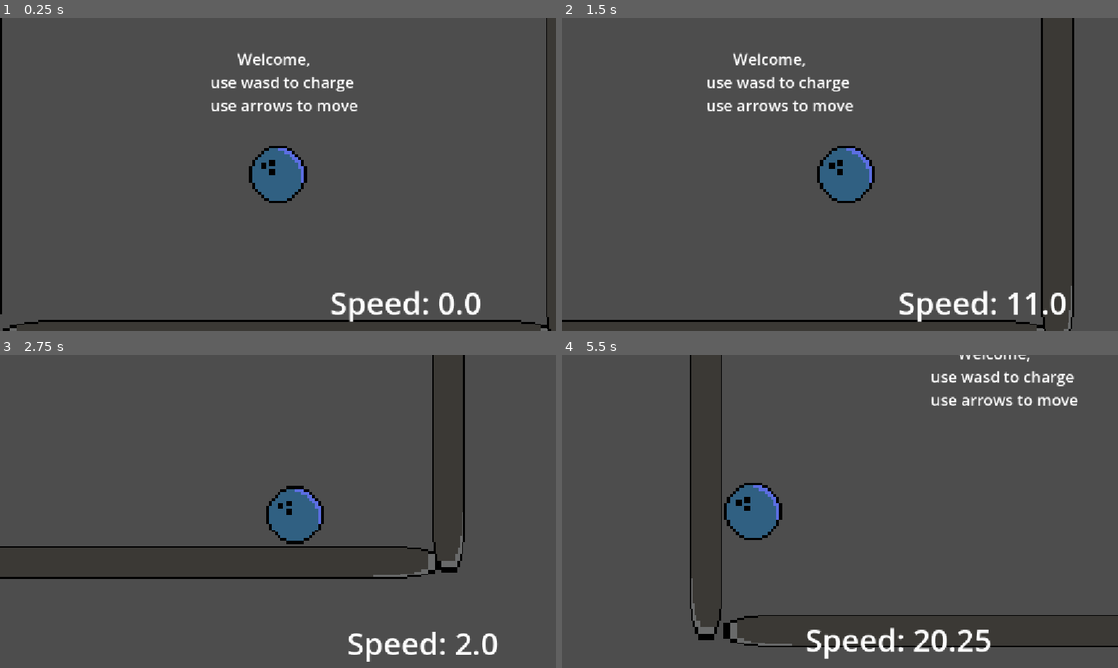
Above: before the commit, frames 1-4 (two rows, left to right).
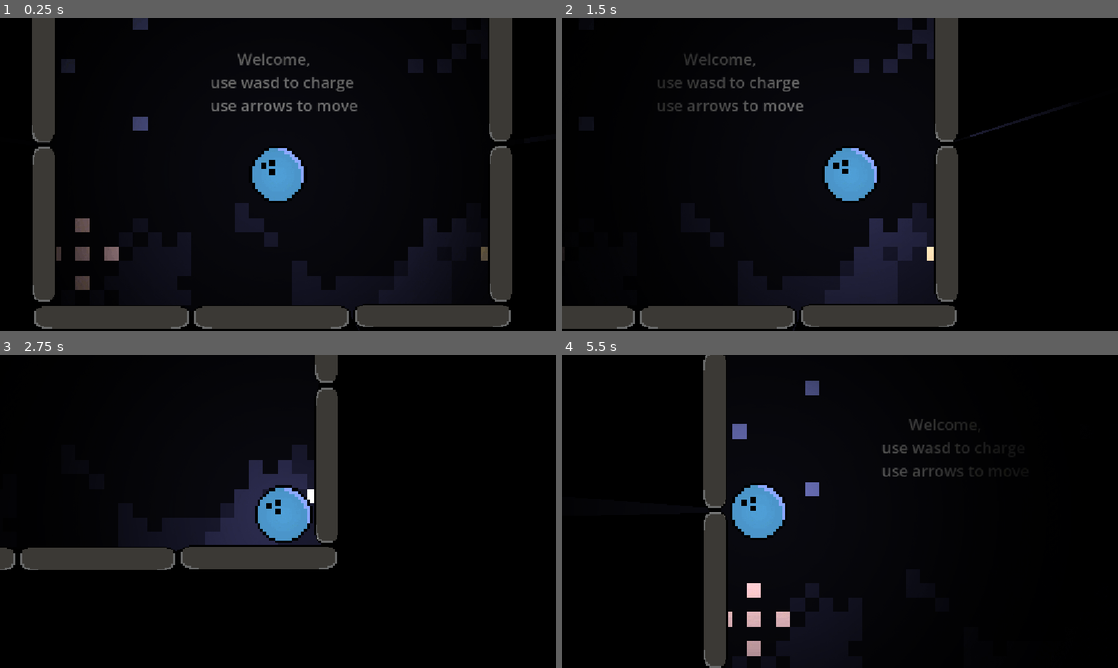
Above: after the commit, the same moments.

Repository: OlusenBg/Strikegame
Game: Godot game, scene res://Main.tscn
Same seed, same stepped clock (60 frames per second), same inputs: the game is played once before the commit and once after it.
Inputs:
- Up to frame 1 (0.25 s): no input
- Up to frame 2 (1.5 s): tap Enter at 0.5 s; hold Right (move_right) 0.53-1.28 s; hold S (down) from 1.28 s (still down)
- Up to frame 3 (2.75 s): release S (down) at 2.03 s; hold Right (move_right) from 2.03 s (still down)
- Up to frame 4 (5.5 s): release Right (move_right) at 2.78 s; hold Up (move_up) 2.78-3.53 s; hold A (left) 3.53-5.03 s; tap Space at 5 s; hold S (down) from 5.03 s (still down)

The runs differ from the first frame. In frame 1, 87% of the frame differs, in the area x 0-100%, y 0-100%; in frame 2, 91%; in frame 3, 93%; in frame 4, 95%.

Commit message:
Added light and remade tutorial

Diff:
--- a/CameraMovement.gd
+++ b/CameraMovement.gd
@@ -2,19 +2,16 @@
 
 @onready var PLAYER = $Player
 @onready var CAMERA = $Camera2D
-@onready var SPEED_DISPLAY = $Camera2D/Speed_display
 
 func _ready() -> void:
-	SPEED_DISPLAY.show()
 	$Camera2D/You_lost_screen.hide()
+	$Backround.show()
 
 func _process(delta: float) -> void:
 	CAMERA.position.x = PLAYER.position.x
 	CAMERA.position.y = PLAYER.position.y
 
-	SPEED_DISPLAY.text = "Speed: " + str($Player.speed/100)
 	if $Player.dead == true:
-		SPEED_DISPLAY.hide()
 		await get_tree().create_timer(1.5).timeout
 		$Camera2D/You_lost_screen.show()
 
--- a/Main.tscn
+++ b/Main.tscn
@@ -2,11 +2,15 @@
 
 [ext_resource type="PackedScene" uid="uid://dqb7bb84gw7hh" path="res://player.tscn" id="1_glv2v"]
 [ext_resource type="Script" uid="uid://keusc4qhk3oi" path="res://CameraMovement.gd" id="1_uu6xs"]
+[ext_resource type="Texture2D" uid="uid://cfmet0rjvr08g" path="res://Sprites/Light v2.jpg" id="3_lgr22"]
 [ext_resource type="PackedScene" uid="uid://ce4hk6tf8lxq" path="res://bouncewalls.tscn" id="3_r0du0"]
 [ext_resource type="PackedScene" uid="uid://vypgufko4wtq" path="res://normalwalls.tscn" id="4_cm0pq"]
 [ext_resource type="PackedScene" uid="uid://8a146ljcpp1v" path="res://spiked_walls.tscn" id="5_fos0i"]
-
-[sub_resource type="CanvasTexture" id="CanvasTexture_epmtf"]
+[ext_resource type="Texture2D" uid="uid://6l4syeoqmbdw" path="res://Sprites/Space Background.png" id="6_3dxm6"]
+[ext_resource type="PackedScene" uid="uid://s4q86wu8t2x7" path="res://door.tscn" id="8_trn2v"]
+
+[sub_resource type="CanvasItemMaterial" id="CanvasItemMaterial_03owx"]
+light_mode = 2
 
 [node name="Game" type="Node2D" unique_id=1622507801]
 position = Vector2(0, 4)
@@ -14,19 +18,18 @@
 
 [node name="Player" parent="." unique_id=1147482885 groups=["player"] instance=ExtResource("1_glv2v")]
 
+[node name="PointLight2D" type="PointLight2D" parent="Player" unique_id=319858316]
+energy = 6.0
+blend_mode = 2
+shadow_enabled = true
+texture = ExtResource("3_lgr22")
+texture_scale = 1.1
+
 [node name="Camera2D" type="Camera2D" parent="." unique_id=464201234]
 position_smoothing_enabled = true
 
-[node name="Speed_display" type="Label" parent="Camera2D" unique_id=1334152768]
-z_index = 30
-offset_left = 108.0
-offset_top = 221.0
-offset_right = 406.0
-offset_bottom = 309.0
-theme_override_font_sizes/font_size = 64
-text = "Speed: "
-
 [node name="You_lost_screen" type="Node2D" parent="Camera2D" unique_id=1264646231]
+visible = false
 
 [node name="Label" type="Label" parent="Camera2D/You_lost_screen" unique_id=999464421]
 z_index = 32
@@ -41,9 +44,9 @@
 [node name="Sprite2D" type="Sprite2D" parent="Camera2D/You_lost_screen" unique_id=1705871618]
 modulate = Color(0.3515629, 0.3515629, 0.35156286, 1)
 z_index = 27
-position = Vector2(61.000015, 8.5)
-scale = Vector2(1352, 727)
-texture = SubResource("CanvasTexture_epmtf")
+position = Vector2(-27.999977, 25.000015)
+scale = Vector2(7.0400004, 4.59)
+texture = ExtResource("6_3dxm6")
 
 [node name="Retry" type="Button" parent="Camera2D/You_lost_screen" unique_id=260028089]
 process_mode = 2
@@ -58,11 +61,12 @@
 [node name="tutorial" type="Node2D" parent="." unique_id=990749453]
 
 [node name="walls" parent="tutorial" unique_id=189394994 instance=ExtResource("3_r0du0")]
-position = Vector2(2119, -598)
+position = Vector2(268, -1207)
 rotation = -0.7853982
+right_tilted = true
 
 [node name="walls2" parent="tutorial" unique_id=172413421 instance=ExtResource("3_r0du0")]
-position = Vector2(-16, -1165)
+position = Vector2(-4.9999695, -1084.9999)
 rotation = 3.1415927
 scale = Vector2(1.3, 1)
 
@@ -71,70 +75,156 @@
 offset_top = -262.0
 offset_right = 197.0
 offset_bottom = -121.0
+theme_override_colors/font_color = Color(0.3529412, 0.3529412, 0.3529412, 1)
 theme_override_font_sizes/font_size = 32
 text = "              Welcome,
        use wasd to charge
        use arrows to move"
-
-[node name="Normalwalls" parent="tutorial" unique_id=974586526 instance=ExtResource("4_cm0pq")]
-position = Vector2(41, 338)
-scale = Vector2(4.5, 1)
-
-[node name="Normalwalls2" parent="tutorial" unique_id=240566222 instance=ExtResource("4_cm0pq")]
-position = Vector2(591, -185)
-rotation = -1.5707964
-scale = Vector2(4, 1)
-
-[node name="Normalwalls3" parent="tutorial" unique_id=671336123 instance=ExtResource("4_cm0pq")]
-position = Vector2(-608, -121)
-rotation = 1.5707964
-scale = Vector2(4, 1)
-
-[node name="Normalwalls4" parent="tutorial" unique_id=1154492239 instance=ExtResource("4_cm0pq")]
-position = Vector2(378.00003, -638)
-scale = Vector2(1.5, 1)
-
-[node name="Normalwalls5" parent="tutorial" unique_id=1559764273 instance=ExtResource("4_cm0pq")]
-position = Vector2(-360, -644)
-scale = Vector2(1.5, 1)
-
-[node name="Normalwalls6" parent="tutorial" unique_id=1083645131 instance=ExtResource("4_cm0pq")]
-position = Vector2(197, -950)
-rotation = -1.5707964
-scale = Vector2(2, 1)
-
-[node name="Normalwalls7" parent="tutorial" unique_id=1322049703 instance=ExtResource("4_cm0pq")]
-position = Vector2(-216, -793)
-rotation = 1.5707964
+metadata/_edit_use_anchors_ = true
 
 [node name="Label2" type="Label" parent="tutorial" unique_id=1363766885]
-offset_left = -87.0
-offset_top = -1105.0
-offset_right = 88.0
-offset_bottom = -1012.0
+offset_left = -78.0
+offset_top = -879.0
+offset_right = 97.0
+offset_bottom = -786.0
+theme_override_colors/font_color = Color(0.3530626, 0.35306263, 0.35306257, 1)
 theme_override_font_sizes/font_size = 32
 text = "green walls
 bounce"
 
-[node name="Normalwalls8" parent="tutorial" unique_id=133141733 instance=ExtResource("4_cm0pq")]
-position = Vector2(-602, -900)
-scale = Vector2(3, 1)
-
 [node name="Normalwalls9" parent="tutorial" unique_id=1333130230 instance=ExtResource("4_cm0pq")]
-position = Vector2(-393, -1162)
-scale = Vector2(1.7, 1)
+position = Vector2(-331, -1091)
+scale = Vector2(1.3, 0.764)
+
+[node name="Normalwalls26" parent="tutorial" unique_id=974586526 instance=ExtResource("4_cm0pq")]
+position = Vector2(-658, -1386)
+scale = Vector2(1.3, 0.764)
+
+[node name="Normalwalls27" parent="tutorial" unique_id=2045439372 instance=ExtResource("4_cm0pq")]
+position = Vector2(-331.00006, -1386.0001)
+scale = Vector2(1.3, 0.764)
+
+[node name="Normalwalls28" parent="tutorial" unique_id=248892236 instance=ExtResource("4_cm0pq")]
+position = Vector2(2.9999695, -1389)
+scale = Vector2(1.3, 0.764)
+
+[node name="Normalwalls29" parent="tutorial" unique_id=476329578 instance=ExtResource("4_cm0pq")]
+position = Vector2(4, -1776.0001)
+scale = Vector2(1.3, 0.764)
+
+[node name="Normalwalls30" parent="tutorial" unique_id=1637700909 instance=ExtResource("4_cm0pq")]
+position = Vector2(-330, -1774.0001)
+scale = Vector2(1.3, 0.764)
+
+[node name="Normalwalls31" parent="tutorial" unique_id=1819613590 instance=ExtResource("4_cm0pq")]
+position = Vector2(-664, -1772)
+scale = Vector2(1.3, 0.764)
+
+[node name="Normalwalls16" parent="tutorial" unique_id=729459121 instance=ExtResource("4_cm0pq")]
+visible = false
+position = Vector2(3.0000005, -1161.0001)
+scale = Vector2(1.3, 0.764)
+
+[node name="Normalwalls14" parent="tutorial" unique_id=1221263361 instance=ExtResource("4_cm0pq")]
+position = Vector2(-333, -804)
+scale = Vector2(1.3, 0.764)
+
+[node name="Normalwalls19" parent="tutorial" unique_id=88787839 instance=ExtResource("4_cm0pq")]
+position = Vector2(-659, -804)
+scale = Vector2(1.3, 0.764)
 
 [node name="spiked_walls" parent="tutorial" unique_id=204365815 instance=ExtResource("5_fos0i")]
-position = Vector2(-967, -1055)
+position = Vector2(-789, -951)
 rotation = 1.5707964
 
 [node name="Label3" type="Label" parent="tutorial" unique_id=910953420]
-offset_left = -900.0
-offset_top = -1094.0
-offset_right = -658.0
-offset_bottom = -1001.0
+offset_left = -772.0
+offset_top = -1000.0
+offset_right = -530.0
+offset_bottom = -907.0
+theme_override_colors/font_color = Color(0.3529412, 0.3529412, 0.3529412, 1)
 theme_override_font_sizes/font_size = 32
 text = "Spiked walls
        kill you"
 
+[node name="Normalwalls10" parent="tutorial" unique_id=697596035 instance=ExtResource("4_cm0pq")]
+position = Vector2(-334, 298.00006)
+scale = Vector2(1.3, 0.764)
+
+[node name="Normalwalls11" parent="tutorial" unique_id=1266819653 instance=ExtResource("4_cm0pq")]
+position = Vector2(-2.000061, 298.00012)
+scale = Vector2(1.3, 0.764)
+
+[node name="Normalwalls12" parent="tutorial" unique_id=1082264160 instance=ExtResource("4_cm0pq")]
+position = Vector2(331.99997, 295)
+scale = Vector2(1.3, 0.764)
+
+[node name="Normalwalls13" parent="tutorial" unique_id=1101172553 instance=ExtResource("4_cm0pq")]
+position = Vector2(-333, -422.99994)
+scale = Vector2(1.3, 0.764)
+
+[node name="Normalwalls15" parent="tutorial" unique_id=1265981674 instance=ExtResource("4_cm0pq")]
+position = Vector2(332.99997, -426)
+scale = Vector2(1.3, 0.764)
+
+[node name="Normalwalls17" parent="tutorial" unique_id=1416302000 instance=ExtResource("4_cm0pq")]
+position = Vector2(459, -218)
+rotation = 1.5707964
+scale = Vector2(1.3, 0.764)
+
+[node name="Normalwalls18" parent="tutorial" unique_id=368785337 instance=ExtResource("4_cm0pq")]
+position = Vector2(460, 113)
+rotation = 1.5707964
+scale = Vector2(1.3, 0.764)
+
+[node name="spiked_walls2" parent="tutorial" unique_id=22582620 instance=ExtResource("5_fos0i")]
+position = Vector2(-789, -1217)
+rotation = 1.5707964
+
+[node name="Normalwalls20" parent="tutorial" unique_id=959356829 instance=ExtResource("4_cm0pq")]
+position = Vector2(-488, -216)
+rotation = 1.5707964
+scale = Vector2(1.3, 0.764)
+
+[node name="Normalwalls21" parent="tutorial" unique_id=1160001933 instance=ExtResource("4_cm0pq")]
+position = Vector2(-487, 115)
+rotation = 1.5707964
+scale = Vector2(1.3, 0.764)
+
+[node name="Normalwalls22" parent="tutorial" unique_id=53636808 instance=ExtResource("4_cm0pq")]
+position = Vector2(189, -942)
+rotation = 1.5707964
+scale = Vector2(1.3, 0.764)
+
+[node name="Normalwalls25" parent="tutorial" unique_id=319095476 instance=ExtResource("4_cm0pq")]
+position = Vector2(362, -1441.0001)
+rotation = 1.5707964
+scale = Vector2(1.3, 0.764)
+
+[node name="Normalwalls23" parent="tutorial" unique_id=1586676897 instance=ExtResource("4_cm0pq")]
+position = Vector2(190, -611)
+rotation = 1.5707964
+scale = Vector2(1.3, 0.764)
+
+[node name="Normalwalls24" parent="tutorial" unique_id=1278997949 instance=ExtResource("4_cm0pq")]
+position = Vector2(-206, -607)
+rotation = 1.5707964
+scale = Vector2(1.3, 0.764)
+
+[node name="Door" parent="tutorial" unique_id=713834427 instance=ExtResource("8_trn2v")]
+position = Vector2(-921, -1583.0001)
+scale = Vector2(3, 3)
+
+[node name="Backround" type="Sprite2D" parent="." unique_id=611222141]
+visible = false
+z_index = -6
+texture_filter = 1
+material = SubResource("CanvasItemMaterial_03owx")
+scale = Vector2(30, 30)
+texture = ExtResource("6_3dxm6")
+
+[node name="spiked_walls2" parent="." unique_id=1278051725 instance=ExtResource("5_fos0i")]
+position = Vector2(232.00006, -1704)
+rotation = -2.3561945
+
 [connection signal="pressed" from="Camera2D/You_lost_screen/Retry" to="." method="_on_retry_pressed"]
--- /dev/null
+++ b/area_2d.gd
@@ -0,0 +1,17 @@
+extends Area2D
+
+var level = 0
+
+# Called when the node enters the scene tree for the first time.
+func _ready() -> void:
+	pass # Replace with function body.
+
+
+# Called every frame. 'delta' is the elapsed time since the previous frame.
+func _process(delta: float) -> void:
+	pass
+
+
+func _on_body_shape_entered(body_rid: RID, body: Node2D, body_shape_index: int, local_shape_index: int) -> void:
+	if body.is_in_group("player"):
+		level += 1
--- a/bouncewalls.tscn
+++ b/bouncewalls.tscn
@@ -5,6 +5,9 @@
 
 [sub_resource type="RectangleShape2D" id="RectangleShape2D_t71yc"]
 size = Vector2(261, 67)
+
+[sub_resource type="OccluderPolygon2D" id="OccluderPolygon2D_d8fxv"]
+polygon = PackedVector2Array(-120, -31, -127, -27, -127, -20, -121, -16, -3, -16, -3, -4, -114, -4, -127, 10, -127, 17, -114, 32, 115, 32, 128, 18, 128, 10, 114, -4, 1, -4, 1, -16, 121, -16, 128, -20, 128, -27, 121, -31)
 
 [node name="walls" type="Area2D" unique_id=1277043700]
 script = ExtResource("1_oitg0")
@@ -20,4 +23,7 @@
 position = Vector2(1, 0)
 shape = SubResource("RectangleShape2D_t71yc")
 
+[node name="LightOccluder2D" type="LightOccluder2D" parent="." unique_id=69567039]
+occluder = SubResource("OccluderPolygon2D_d8fxv")
+
 [connection signal="body_shape_entered" from="." to="." method="_on_body_shape_entered"]
--- /dev/null
+++ b/door.tscn
@@ -0,0 +1,26 @@
+[gd_scene format=3 uid="uid://s4q86wu8t2x7"]
+
+[ext_resource type="Script" uid="uid://bfcdix6bl4iow" path="res://area_2d.gd" id="1_ba8gm"]
+[ext_resource type="Texture2D" uid="uid://bsait3sp7flr1" path="res://Sprites/Door 7.png" id="2_v6xrn"]
+
+[sub_resource type="RectangleShape2D" id="RectangleShape2D_v6xrn"]
+size = Vector2(40, 89)
+
+[sub_resource type="OccluderPolygon2D" id="OccluderPolygon2D_t71yc"]
+polygon = PackedVector2Array(20, -45, 20, 44, -21, 44, -21, -45)
+
+[node name="Door" type="Area2D" unique_id=713834427]
+script = ExtResource("1_ba8gm")
+
+[node name="Sprite2D" type="Sprite2D" parent="." unique_id=1055201713]
+texture_filter = 1
+texture = ExtResource("2_v6xrn")
+
+[node name="CollisionShape2D" type="CollisionShape2D" parent="." unique_id=1634707816]
+position = Vector2(0, -0.5)
+shape = SubResource("RectangleShape2D_v6xrn")
+
+[node name="LightOccluder2D" type="LightOccluder2D" parent="." unique_id=1828386496]
+occluder = SubResource("OccluderPolygon2D_t71yc")
+
+[connection signal="body_shape_entered" from="." to="." method="_on_body_shape_entered"]
--- a/normalwalls.tscn
+++ b/normalwalls.tscn
@@ -4,6 +4,9 @@
 
 [sub_resource type="RectangleShape2D" id="RectangleShape2D_t71yc"]
 size = Vector2(254, 67)
+
+[sub_resource type="OccluderPolygon2D" id="OccluderPolygon2D_t71yc"]
+polygon = PackedVector2Array(102, -33, 115, -19, 115, 14, 103, 28, -120, 28, -132, 14, -132, -19, -120, -33)
 
 [node name="Normalwalls" type="StaticBody2D" unique_id=974586526]
 
@@ -17,3 +20,6 @@
 [node name="CollisionShape2D" type="CollisionShape2D" parent="." unique_id=129869234]
 position = Vector2(-9, -2.5)
 shape = SubResource("RectangleShape2D_t71yc")
+
+[node name="LightOccluder2D" type="LightOccluder2D" parent="." unique_id=414561252]
+occluder = SubResource("OccluderPolygon2D_t71yc")
--- a/player.gd
+++ b/player.gd
@@ -60,16 +60,16 @@
 	if charged == false:
 		if move_right:
 			input.x += 1
-			speed = 200
+			speed = 350
 		if move_left:
 			input.x -= 1
-			speed = 200
+			speed = 350
 		if move_down:
 			input.y += 1
-			speed = 200
+			speed = 350
 		if move_up:
 			input.y -= 1
-			speed = 200
+			speed = 350
 		velocity = input.normalized() * speed
 
 
--- a/project.godot
+++ b/project.godot
@@ -76,3 +76,4 @@
 rendering_device/driver.windows="d3d12"
 renderer/rendering_method="gl_compatibility"
 renderer/rendering_method.mobile="gl_compatibility"
+environment/defaults/default_clear_color=Color(0, 0, 0, 1)
--- a/spiked_walls.tscn
+++ b/spiked_walls.tscn
@@ -4,13 +4,16 @@
 [ext_resource type="Texture2D" uid="uid://3p3ujssu2rtd" path="res://Sprites/Wall Spiky.png" id="2_3jfk2"]
 
 [sub_resource type="RectangleShape2D" id="RectangleShape2D_t71yc"]
-size = Vector2(262, 65)
+size = Vector2(262, 55)
+
+[sub_resource type="OccluderPolygon2D" id="OccluderPolygon2D_3jfk2"]
+polygon = PackedVector2Array(-129, 47, 101, 47, 118, 33, 118, 24, 102, 11, 92, -17, 80, -8, 70, -8, 62, -20, 41, -4, 26, -18, 15, -17, 0, -4, -7, -18, -20, -5, -40, -16, -56, -5, -79, -16, -92, -4, -111, -18, -129, 1, -144, 25, -144, 32)
 
 [node name="spiked_walls" type="Area2D" unique_id=204365815]
 script = ExtResource("1_3jfk2")
 
 [node name="CollisionShape2D" type="CollisionShape2D" parent="." unique_id=1544598881]
-position = Vector2(-13, 14.5)
+position = Vector2(-13, 19.5)
 shape = SubResource("RectangleShape2D_t71yc")
 
 [node name="Sprite2D" type="Sprite2D" parent="." unique_id=1347106826]
@@ -20,4 +23,7 @@
 scale = Vector2(3.2707229, 3.2915297)
 texture = ExtResource("2_3jfk2")
 
+[node name="LightOccluder2D" type="LightOccluder2D" parent="." unique_id=1118614893]
+occluder = SubResource("OccluderPolygon2D_3jfk2")
+
 [connection signal="body_shape_entered" from="." to="." method="_on_body_shape_entered"]
Binary file added: Sprites/Door 7.png
Not shown, added: Sprites/Door 7.png.import
Binary file added: Sprites/Light v2.jpg
Not shown, added: Sprites/Light v2.jpg.import
Binary file added: Sprites/Light.png
Not shown, added: Sprites/Light.png.import
Binary file added: Sprites/Space Background.png
Not shown, added: Sprites/Space Background.png.import
Not shown, added: area_2d.gd.uid
